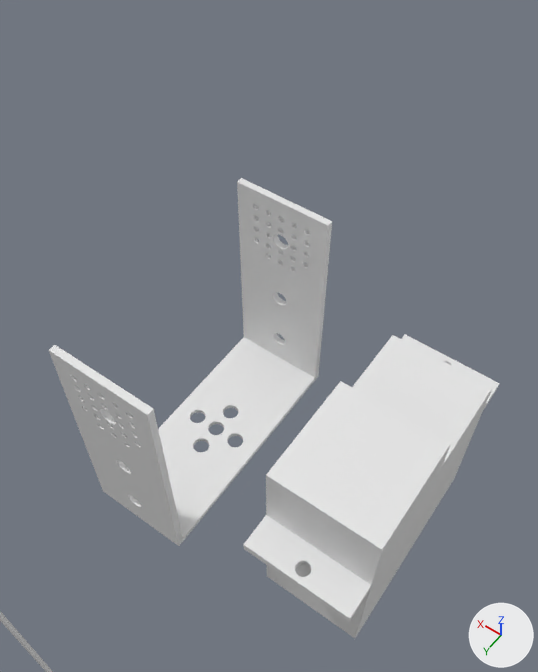
The Blender file 3D-Model/prints/Arm2ndDesign.blend as it was, and as the next commit left it.
Camera for both pictures: a 50 mm lens placed at (-3.4, 3.6, 8.2), pointed at (-0.2, -0.9, 1.2). The lights are fixed; the arrows at lower right show +X, +Y and +Z.

The older version as bpy lines, for what is in view:
```python
me_cube_001 = bpy.data.meshes.new('Cube.001')
me_cube_001.from_pydata(...)  # 198 vertices, 117 faces; spans x -1.0..1.0, y -1.32..1.31, z -1.0..1.0
me_cube_005 = bpy.data.meshes.new('Cube.005')
me_cube_005.from_pydata(...)  # 3661 vertices, 1867 faces; spans x -1.02..0.98, y -2.81..0.0, z -1.0..1.0
ob_cube = bpy.data.objects.new('Cube', me_cube_005)
ob_cube.location = (0.0, 0.0, 0.0)
ob_cube.rotation_euler = (-1.571, 0.0, 0.0)  # degrees (-90, 0, 0)
ob_cube.scale = (0.59, 1.0, 1.45)
ob_motor = bpy.data.objects.new('Motor', me_cube_001)
ob_motor.location = (-2.19, 0.0, 1.2)
ob_motor.scale = (0.575, 1.15, 1.2)
```
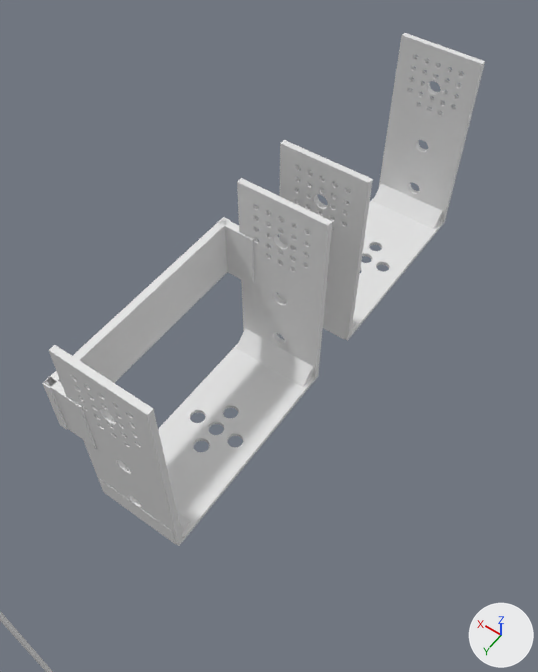
Scene script edits in JSON lines:
```json
{"block": "me_cube_005", "where": "# used by ob_cube; location = (0.0, 0.0, 0.0); rotation_euler = (-1.571, 0.0, 0.0), in degrees (-90, 0, 0); scale = (0.59, 1.0, 1.45)"}
{"op": "remove", "block": "me_cube_005", "code": "me_cube_005.from_pydata(...)  # 3661 vertices, 1867 faces; spans x -1.02..0.98, y -2.81..0.0, z -1.0..1.0"}
{"op": "add", "block": "me_cube_005", "code": "me_cube_005.from_pydata(...)  # 3697 vertices, 1895 faces; spans x -1.02..1.51, y -2.81..0.01, z -1.02..1.02"}
{"block": "me_cube_005", "change": "me_cube_005 part 1: a new loose piece, a box spanning x 0.644..1.492, y -2.05..-1.25, z 0.938..1.007"}
{"block": "me_cube_005", "change": "me_cube_005 part 2: a new loose piece, a box spanning x 1.34..1.51, y -2.05..-1.25, z -1.02..1.02"}
{"block": "me_cube_005", "change": "me_cube_005 part 3: a new loose piece, a box spanning x 0.644..1.492, y -2.05..-1.25, z -1.007..-0.938"}
{"block": "me_cube_005", "change": "me_cube_005 part 4"}
{"block": "me_cube_005", "change": "6 vertices are added at (-0.93, 0.01, -1.0), (-0.93, -0.36, -1.0), (-0.93, 0.01, -0.75), (-0.93, 0.01, 1.0), (-0.93, 0.01, 0.75), (-0.93, -0.36, 1.0)"}
{"block": "me_cube_005", "change": "6 new vertices lie (1.86, 0.0, 0.0) away from vertices in x -0.93, y -0.36..0.01, z -1.0..1.0"}
{"block": "me_cube_005", "change": "10 new faces join them"}
{"op": "add", "block": "me_cube_004", "code": ["me_cube_004 = bpy.data.meshes.new('Cube.004')", "me_cube_004.from_pydata(...)  # 3673 vertices, 1877 faces; spans x -1.02..0.98, y -2.81..0.01, z -1.0..1.0"]}
{"op": "set", "path": "ob_motor.location", "old": "(-2.19, 0.0, 1.2)", "new": "(-0.01, 0.0, 1.77)"}
{"op": "set", "path": "ob_motor.rotation_euler", "old": "(0.0, 0.0, 0.0)", "new": "(1.571, 0.0, 0.0)", "note": "degrees (0, 0, 0) -> degrees (90, 0, 0)"}
{"op": "add", "block": "ob_motor", "code": "ob_motor.hide_set(True)"}
{"op": "add", "block": "ob_cube_001", "code": ["ob_cube_001 = bpy.data.objects.new('Cube.001', me_cube_004)", "ob_cube_001.location = (0.0, -3.64, 0.0)", "ob_cube_001.rotation_euler = (-1.571, 0.0, 0.0)  # degrees (-90, 0, 0)", "ob_cube_001.scale = (0.59, 1.0, 1.45)"]}
```

Changed parts and their boxes [x1, y1, x2, y2] in the pictures (538 x 672 px):
```json
{"object": "Cube", "change": "reshaped", "before": [49, 178, 332, 546], "after": [42, 178, 332, 546]}
{"object": "Motor", "change": "hidden", "before": [243, 334, 499, 638]}
{"object": "Cube.001", "change": "added", "after": [278, 33, 485, 341]}
{"part": 1, "of": "me_cube_005", "change": "added", "after": [45, 380, 96, 448]}
{"part": 2, "of": "me_cube_005", "change": "added", "after": [42, 217, 230, 430]}
{"part": 3, "of": "me_cube_005", "change": "added", "after": [219, 219, 254, 286]}
{"part": 4, "of": "me_cube_005", "change": "added", "after": [99, 328, 313, 544]}
```
